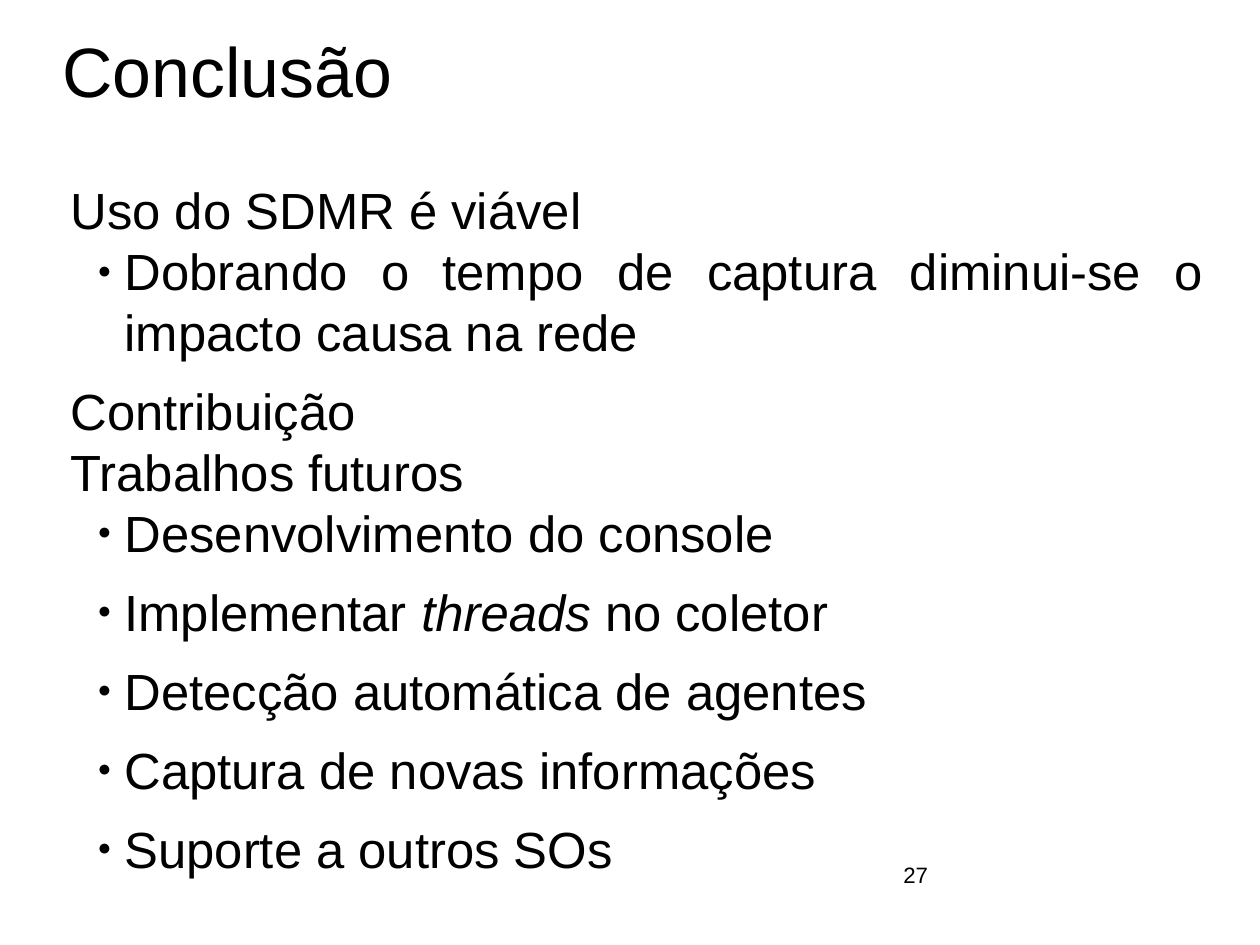
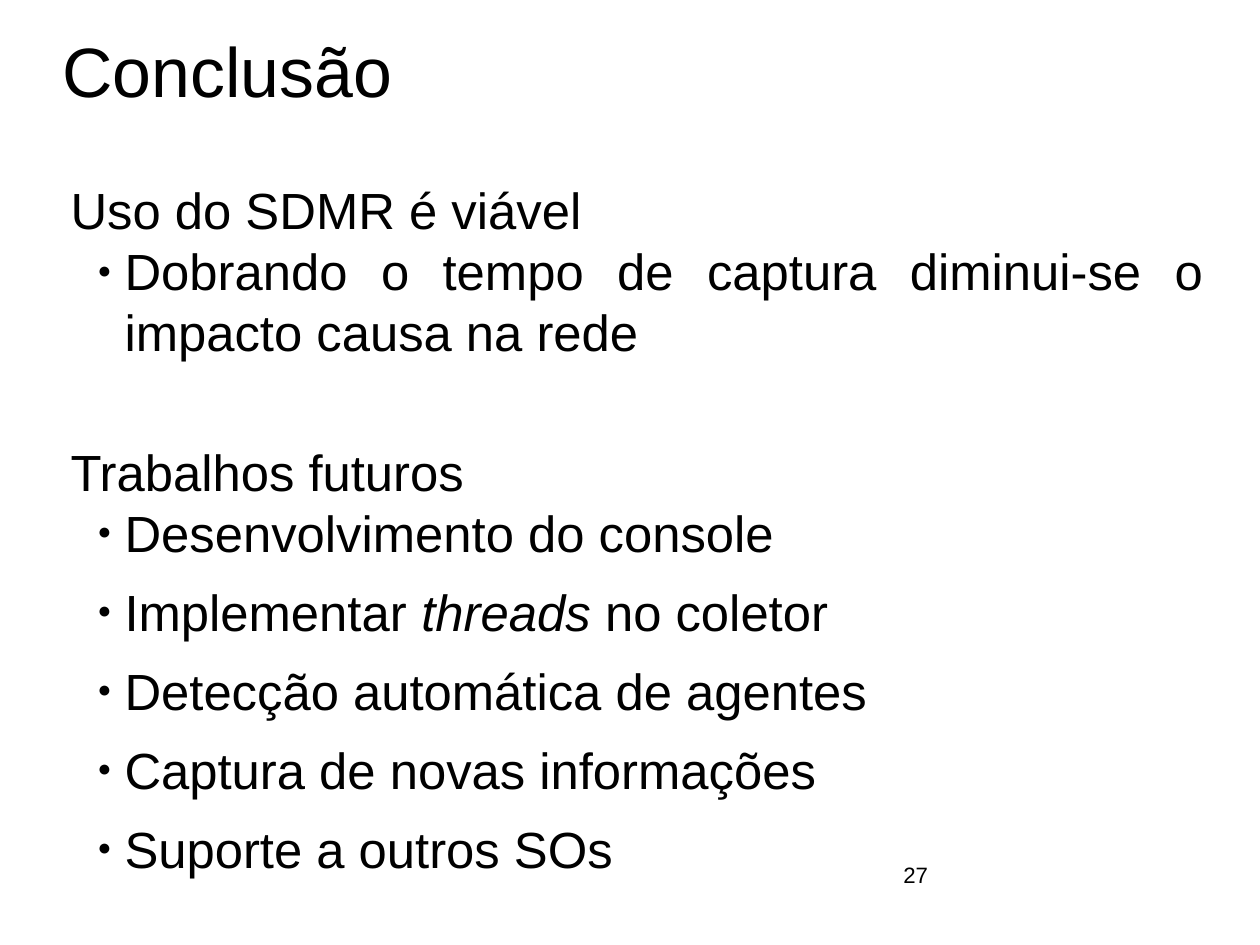
Before and after one commit to ftomasini/smdb, a slide deck: slide 27 of Documentos/FTOMASINI/FINAL/APRESENTACAO.odp. Drawn at 1260x945 pixels with LibreOffice and Linux fonts; fonts in the diff are those of the drawing; background and template pictures are left out. Boxes give left, top, right and bottom in pixels: in the first picture for what was removed or moved away, otherwise in the second. Text is boxed around its words. In the diff, an @@ line names an element or a change of style, - is before the commit and + after.

```diff
--- a/Documentos/FTOMASINI/FINAL/APRESENTACAO.odp
+++ b/Documentos/FTOMASINI/FINAL/APRESENTACAO.odp
@@ text at bbox=[71, 393, 356, 441]: paragraph removed @@
-Contribuição
```
Also in this commit, not shown: 12 other slides changed, 12 slides added, 12 slides removed, 3 other files.
